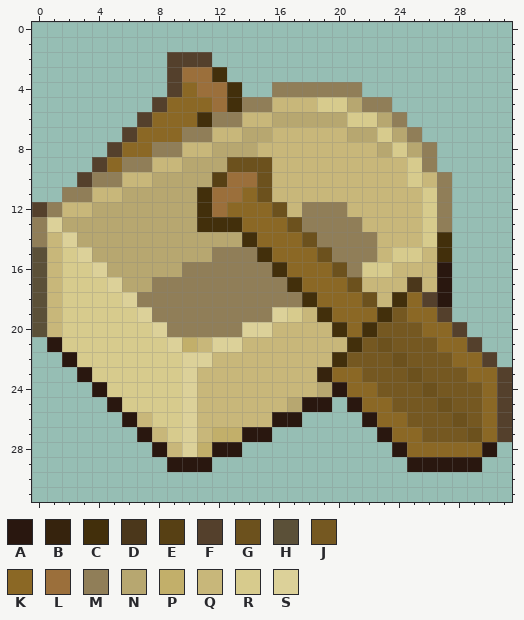
Pixel-art sprite: textures/items/boat_birch.png. That is the earlier state.
The file is 32x32 pixels. Colours within 5 levels of each other are drawn and written as one.
Palette (. is transparent): A #29170f  B #36230d  C #422f0b  D #4b371b  E #574014  F #54402c  G #6c511d  H #5b5038  J #755821  K #8b6825  L #9b6f3b  M #907e58  N #b7a770  P #c2af6a  Q #c8b77a  R #d7cb8d  S #dcd199
Pixels before, first column x 0:
 2 .........FFF....................
 3 .........FLLC...................
 4 .........FKLLC..MMMMMM..........
 5 ........FKKKLCMMQQQRRNMM........
 6 .......FKKKCMMQQNNNNNRRNM.......
 7 ......FKKKMMQQNNQQQQQNNRNM......
 8 .....FKKMMQQNNNQQQQQQQQNRNM.....
 9 ....FKMMQQNNNGGGQQQQQQQQQRM.....
10 ...FMMQQNNNNELLGQQQQQQQQQRQM....
11 ..MMQQNNNNNCLLKGQQQQQQQQQQRM....
12 FMQQNNNNNNNCLKKKGQMMMQQQQQRM....
13 MSNNNNNNNNNCCCKKKGMMMMQQQQRM....
14 MQSNNNNNNNNNNNCKKKGMMMMQQQRC....
15 HQRSNNNNNNNNMMMCKKKGMMMQRRQC....
16 HQRRSNNNNNMMMMMMCKKKGMRRQQQA....
17 HQRRRSNNMMMMMMMMMCKKKGQQQDQA....
18 HQRRRRSMMMMMMMMMMMCKKKGQCKFA....
19 HQRRRRRSMMMMMMMMSRQCKKKCJKKF....
20 HQRRRRRRSMMMMMSSQQQQCKCJJJKKF...
21 .ARRRRRRRSPQSSQQQQQQQCJGJJJKKF..
22 ..ARRRRRRRSSQQQQQQQQCJJJGJJJKKF.
23 ...ARRRRRRSQQQQQQQQBKKJJJGJJJKKF
24 ....ARRRRRSQQQQQQQQNAKKJJJGJJJKF
25 .....ARRRRSQQQQQQNAA.AKKJJJGJJKF
26 ......AQRRSQQQQQAA....AKKJJJGJKF
27 .......AQRSQPPAA.......AKKJJJGKF
28 ........AQSPAA..........AKKKKKA.
29 .........AAA.............AAAAA..
Once edited:
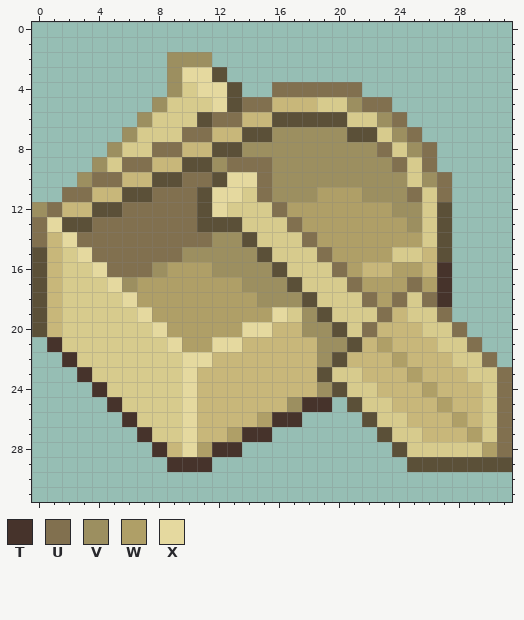
Colours new in this view: T #46332b  U #81704f  V #9c8f60  W #af9f67  X #e5d99f
Edits made:
Changed rows in their new state; - is an unchanged pixel.
first column x 0:
 2 ---------VVV--------------------
 3 ---------VXXH-------------------
 4 ---------VRXXH--UUUUUU----------
 5 --------VRRRXHUU-----VUU--------
 6 -------VRRRHUU--HHHHH--VU-------
 7 ------VRRRUU--HHVVVVVHH-VU------
 8 -----VRRUU--HHVVVVVVVVVU-VU-----
 9 ----VRUU--HHVUUUVVVVVVVVU-U-----
10 ---VUU--HHUUHXXUVVVVVVVVV-VU----
11 --UU--HHUUUHXXRUVVVWWWVVVU-U----
12 VU--HHUUUUUHXRRRUWWWWWWWVV-H----
13 UXHHUUUUUUUHHHRRRUWWWWWWWV-H----
14 U-XUUUUUUUUUVVHRRRUWWWWWWW-H----
15 ---XUUUUUUVVVVVHRRRUWWWW---H----
16 ----XUUUVWWWVVVVHRRRUWQQWW-T----
17 -----XVWWWWWWWVVVHRRRUWWWUWT----
18 ------XWWWWWWWWVVVHRRRUWURUT----
19 -------XWWWWWWWWX-VHRRRUQRRU----
20 --------XWWWWWXX--VVHRUQQQRRU---
21 -T-------XWWXX-----VVHQWQQQRRU--
22 --T-------XX-------VHQQQWQQQRRU-
23 ---T------X--------HRRQQQWQQQRRU
24 ----T-----X--------VHRRQQQWQQQRU
25 -----T----X------VTT-HRRQQQWQQRU
26 ------TR--X----WTT----HRRQQQWQRU
27 -------TR-X-QWTT-------HRRQQQWRU
28 --------T-XWTT----------HRRRRRWU
29 ---------TTT-------------HHHHHHH
Boxes around the changes in both pictures, in picture pixels (x1, y1, x2, y2):
changed: (32, 52, 512, 472)
